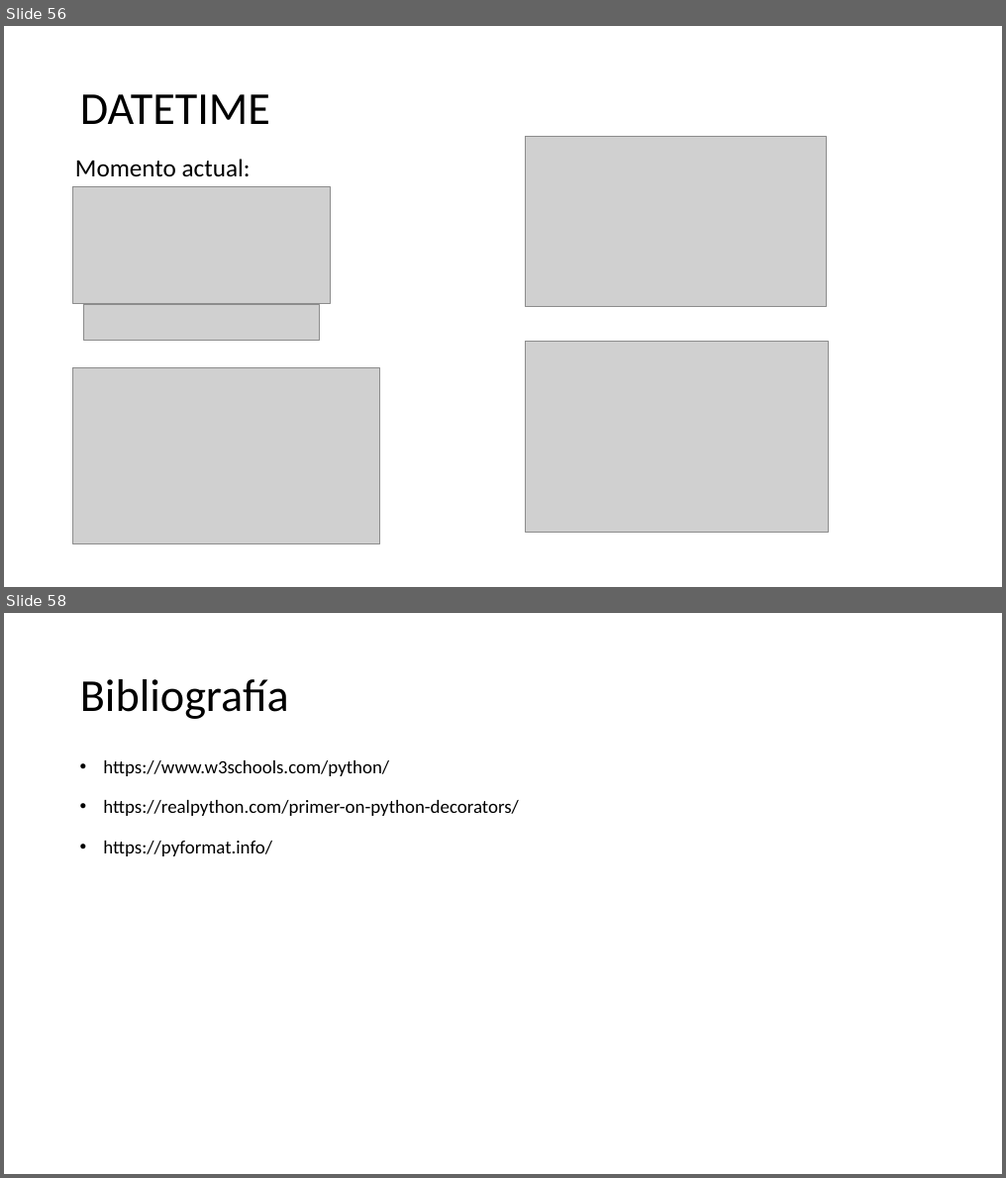
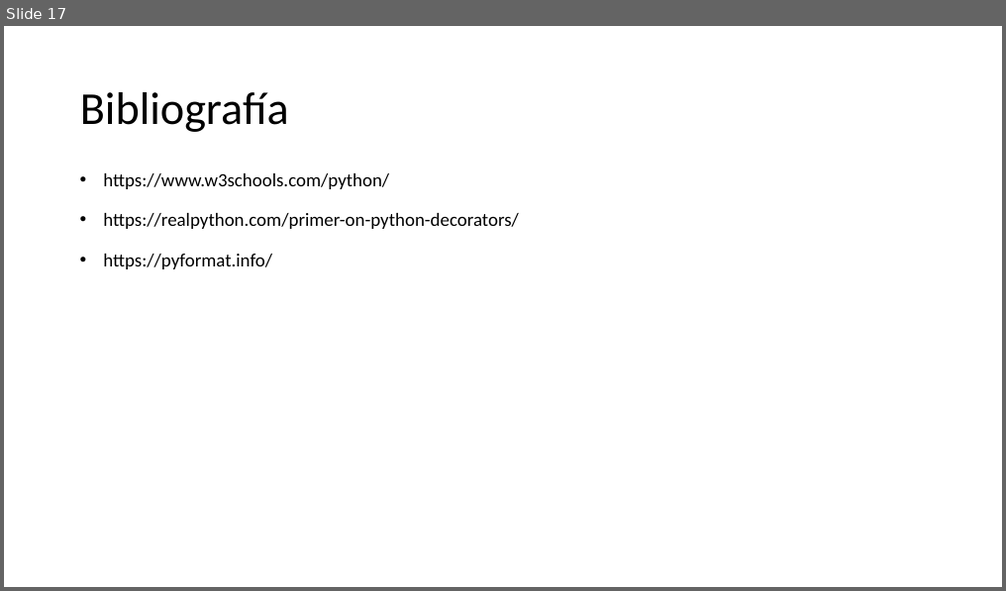
Before and after one commit to eastor112/prograIntro2021, a slide deck: Clase 7/[01]-Python.pptx. Shown one above the other, each under a label of ours: slides 56 and 58 before the commit, slide 17 after it; the slides between them are not shown. The pictures are 1006x1178 and 1006x591 pixels, drawn with LibreOffice and Linux fonts; fonts in the diff are those of the drawing; grey boxes stand for pictures. Boxes give left, top, right and bottom in pixels: in the first picture for what was removed or moved away, otherwise in the second. Text is boxed around its words. In the diff, an @@ line names an element or a change of style, - is before the commit and + after.

```diff
--- a/Clase 7/[01]-Python.pptx
+++ b/Clase 7/[01]-Python.pptx
@@ slide 56 removed at box(4, 26, 1002, 587), background #FFFFFF @@
@@ title removed at box(80, 94, 270, 124) @@
-DATETIME
@@ picture removed at box(525, 137, 826, 307) @@
@@ text removed at box(75, 159, 251, 177) @@
-Momento actual:
@@ picture removed at box(73, 187, 331, 304) @@
@@ picture removed at box(83, 305, 320, 341) @@
@@ picture removed at box(525, 341, 829, 532) @@
@@ picture removed at box(73, 369, 380, 544) @@
@@ what was slide 58 is now slide 17 @@
```
Also in this commit, not shown: 1 slide changed, 40 other slides removed, 7 other files.
